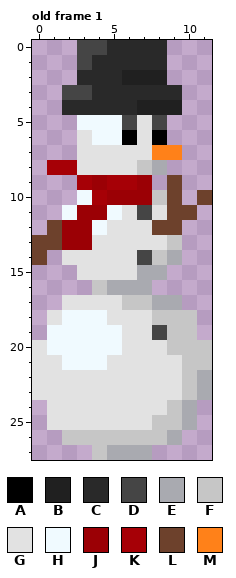
Two states of a pixel-art file, public/assets/textures/player/snowman.aseprite. That is the earlier state.
12x28 pixels, 1 frame. Shown: old frame 1. The commit also changed other frames, which this record leaves out.
Palette (. is transparent): A #000000  B #202020  C #292929  D #454545  E #a9aab0  F #c6c6c6  G #e2e2e2  H #f0faff  J #9b0005  K #a60006  L #6d412c  M #ff8119
The result:
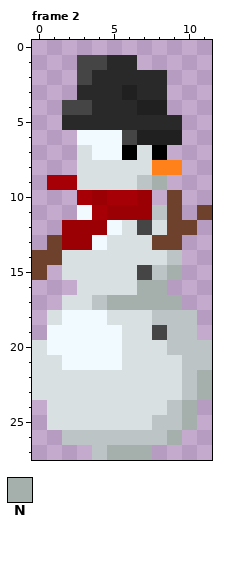
Colours new in this view: N #a5b0ac
A new or re-ordered frame is compared with the old frame closest to it.
Changes in this commit:
frames 1 -> 8
colour F: #c6c6c6 -> #bcc4c6
colour G: #e2e2e2 -> #d9e0e2
Changed rows in their new state; - is a pixel that keeps its letter.
Frame 2 is new; against old frame 1:
first column x 0:
 0 ---......---
 1 ----D--..---
 2 ---D--CCC---
 3 --.C--B--.--
 4 --DD-----.--
 5 --CCCCCCCC--
 6 ---H--DBBB--
 7 ----HHA-A.--
 8 -..----GMM--
 9 -KKGGGGFN.--
10 ---KJKK-.--.
11 --.HKJJJF-.L
12 -.--JH-DG-L-
13 .---H---LL--
14 -L-----GGF--
15 L-G----DFN--
16 ---GGGGNN---
17 ----FNNNNN--
first column x 5:
21 H------
22 ------N
23 ------N
24 -----N-
25 -----N-
26 ----N--
27 NNN----
